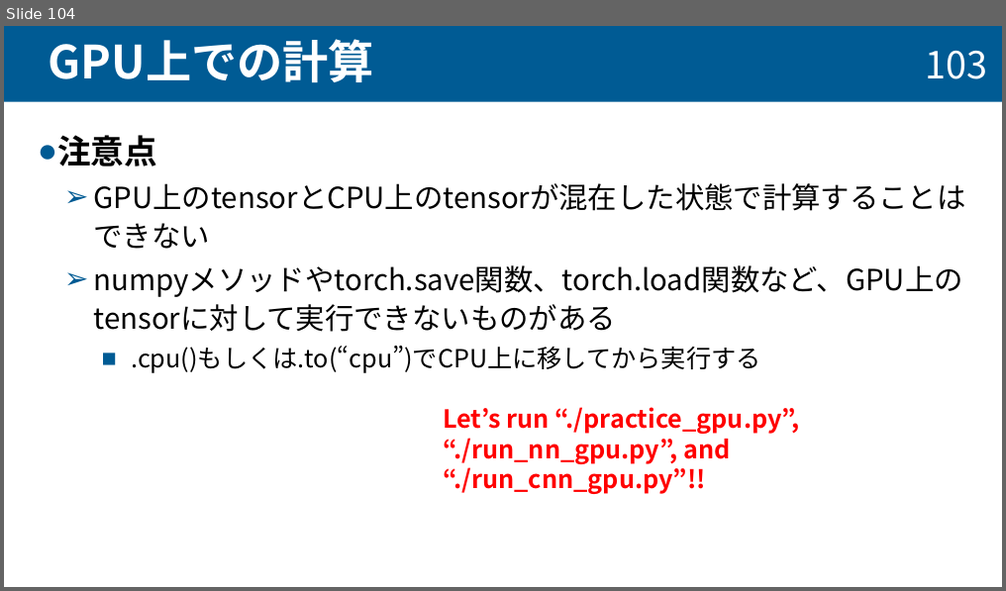
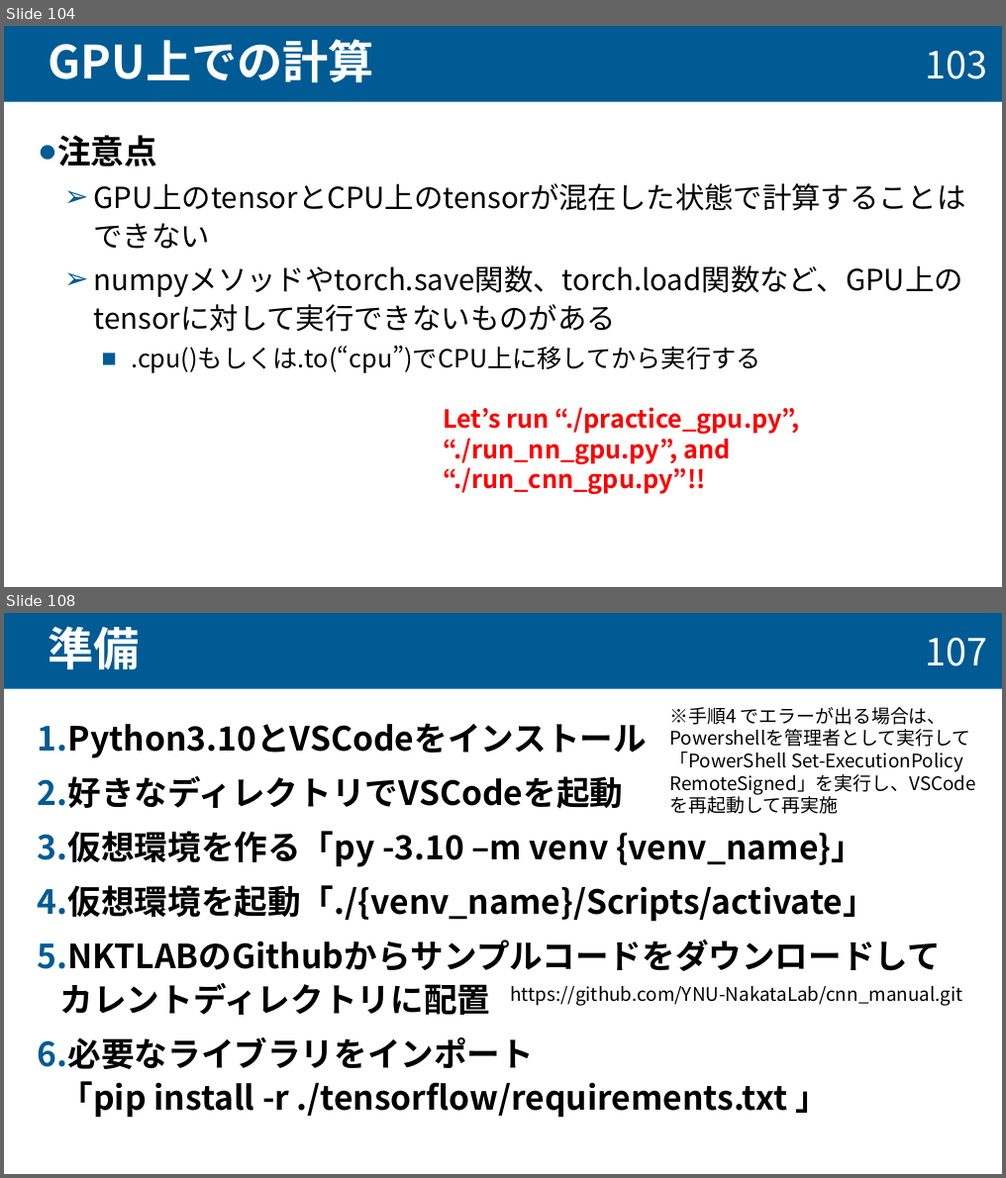
Before and after one commit to taiseifujisawa/cnn_manual_nktlab, a slide deck: cnn_manual.pptx. Shown one above the other, each under a label of ours: slide 104 before the commit, slides 104 and 108 after it; the slides between them are not shown. The pictures are 1006x591 and 1006x1178 pixels, drawn with LibreOffice and Linux fonts; fonts in the diff are those of the drawing. Boxes give left, top, right and bottom in pixels: in the first picture for what was removed or moved away, otherwise in the second. Text is boxed around its words. In the diff, an @@ line names an element or a change of style, - is before the commit and + after.

```diff
--- a/cnn_manual.pptx
+++ b/cnn_manual.pptx
@@ slide 108 added at (4,613,1002,1174), background #FFFFFF @@
@@ title added at (4,613,1002,688), fill #005B94, 44 pt, text #FFFFFF, bold @@
+準備
@@ page number added at (925,638,987,666), 36 pt, text #FFFFFF @@
+107
@@ text added at (38,723,876,1118), 32 pt, text #000000, bold @@
+1. Python3.10とVSCodeをインストール
+2. 好きなディレクトリでVSCodeを起動
+3. 仮想環境を作る「py -3.10 –m venv {venv_name}」
+4. 仮想環境を起動「./{venv_name}/Scripts/activate」
+5. NKTLABのGithubからサンプルコードをダウンロードしてカレントディレクトリに配置
+6. 必要なライブラリをインポート
+   「pip install -r ./tensorflow/requirements.txt 」
@@ text added at (669,707,976,795), 18 pt, text #000000 @@
+※手順4 でエラーが出る場合は、Powershellを管理者として実行して「PowerShell Set-ExecutionPolicy RemoteSigned」を実行し、VSCodeを再起動して再実施
@@ text added at (510,986,963,1006), 18 pt, text #000000 @@
+https://github.com/YNU-NakataLab/cnn_manual.git
```
Also in this commit, not shown: 5 slides changed, 35 other slides added.
